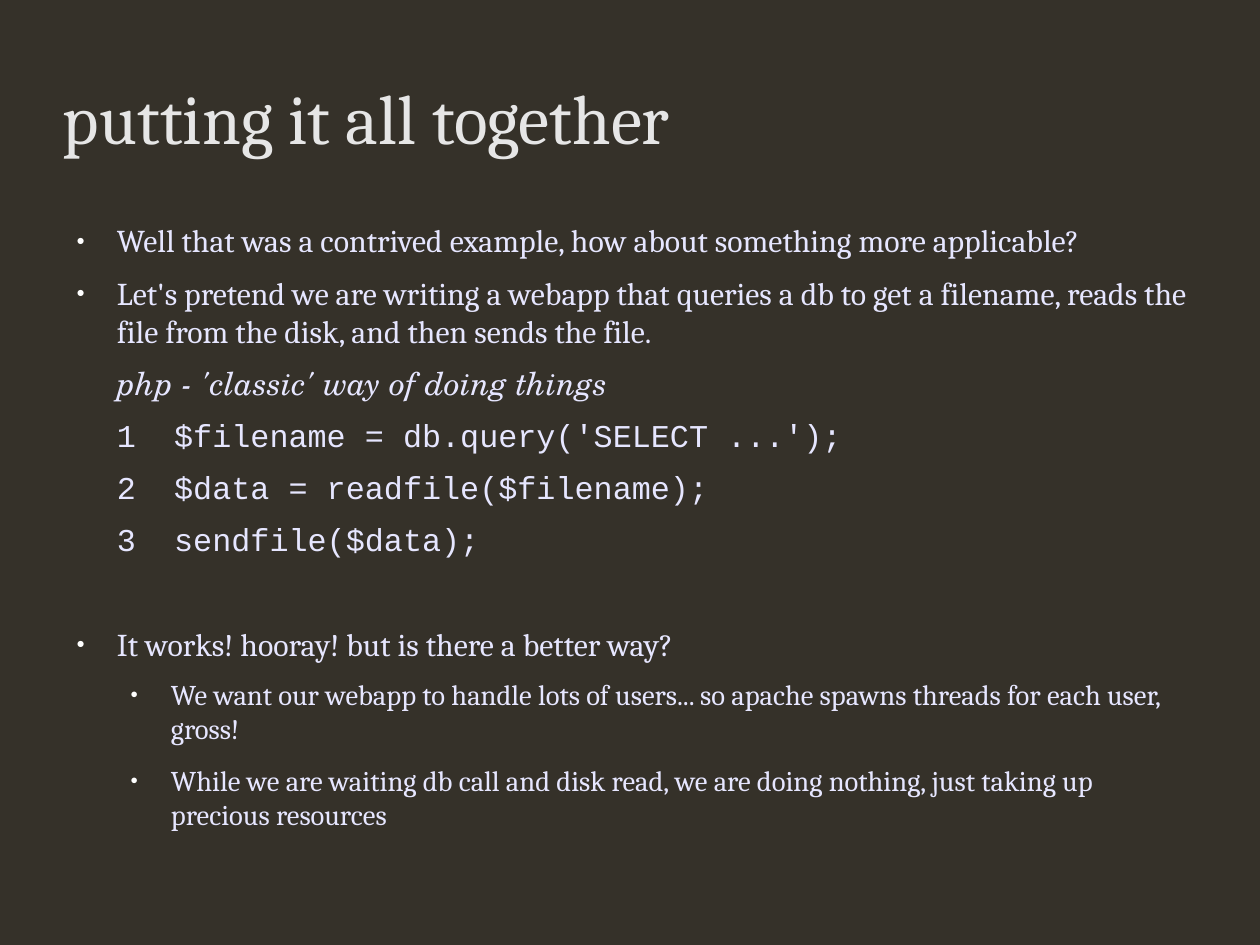
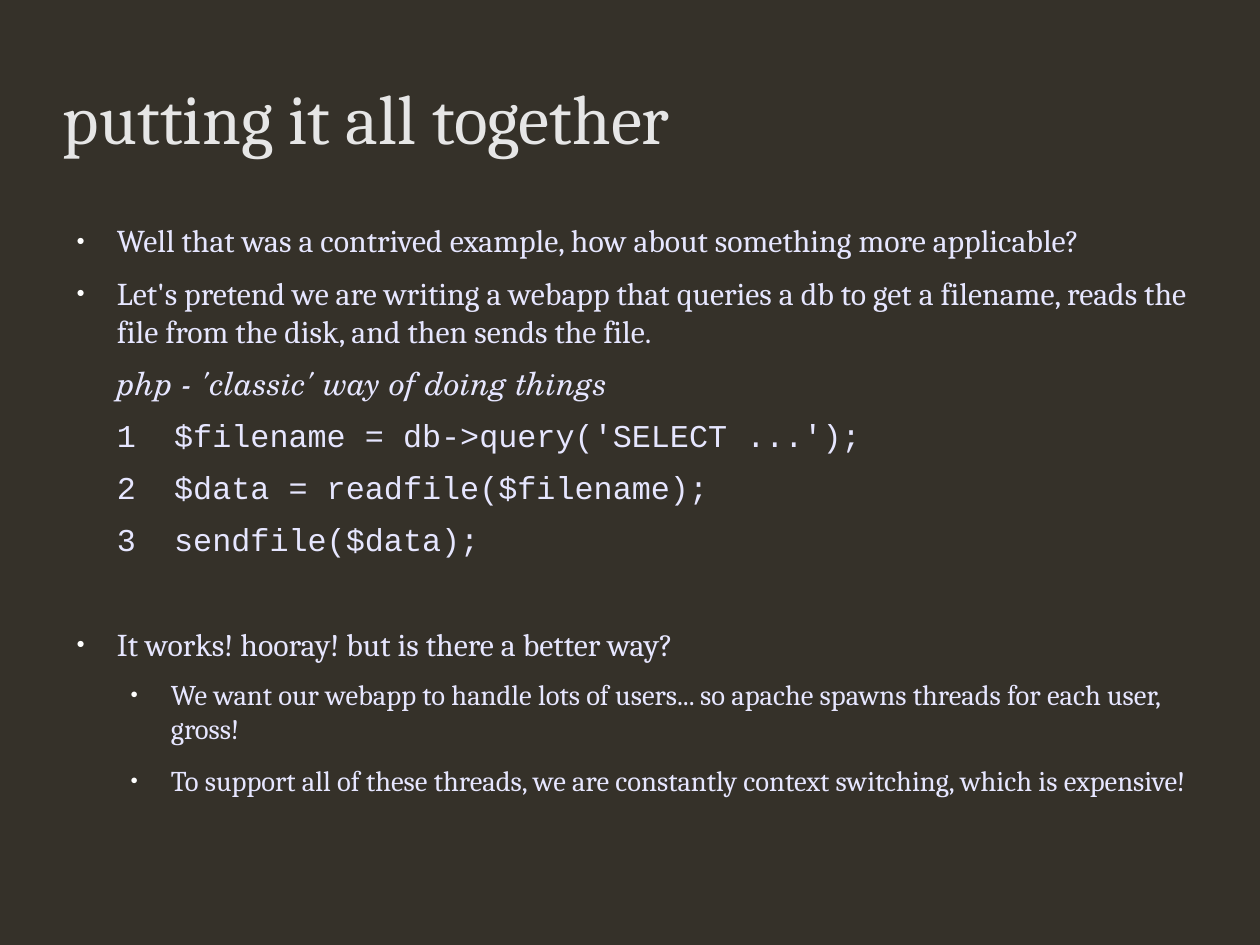
Before and after one commit to addisonj/presentation, a slide deck: slide 5 of presentation.odp. Drawn at 1260x945 pixels with LibreOffice and Linux fonts; fonts in the diff are those of the drawing; background and template pictures are left out. Boxes give left, top, right and bottom in pixels: in the first picture for what was removed or moved away, otherwise in the second. Text is boxed around its words. In the diff, an @@ line names an element or a change of style, - is before the commit and + after.

```diff
--- a/presentation.odp
+++ b/presentation.odp
@@ text at bbox=[117, 424, 727, 454]: text changed @@
-1 $filename = db.query('SELECT ...');
+1 $filename = db->query('SELECT ...');
@@ text at bbox=[171, 770, 1186, 798]: text changed @@
-  ● While we are waiting db call and disk read, we are doing nothing, just taking up precious resources
+  ● To support all of these threads, we are constantly context switching, which is expensive!
```
Also in this commit, not shown: 5 other slides changed, 1 slide removed, 10 other files.
